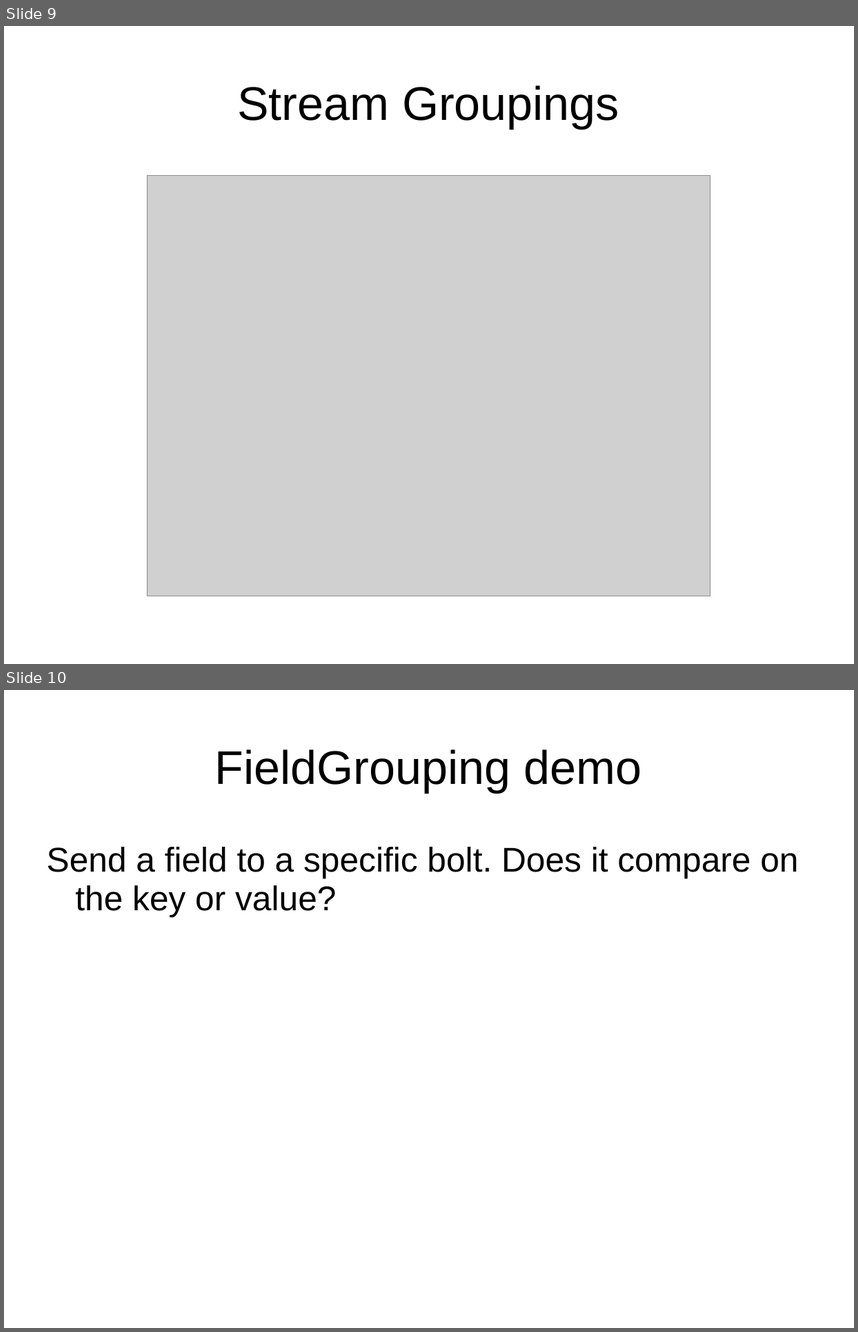
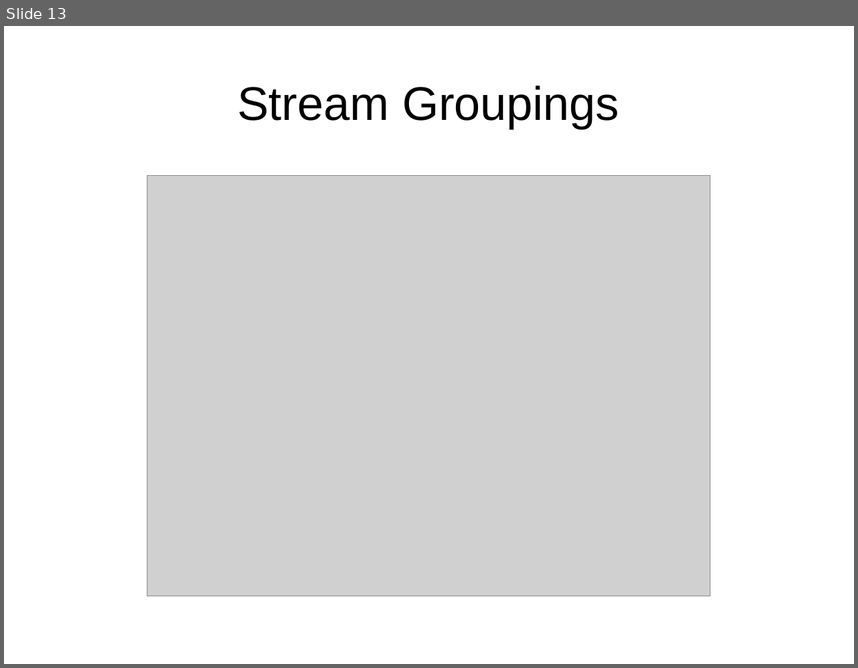
Before and after one commit to dougc333/storm, a slide deck: Storm.ppt. Shown one above the other, each under a label of ours: slides 9 and 10 before the commit, slide 13 after it. The pictures are 858x1332 and 858x668 pixels, drawn with LibreOffice and Linux fonts; fonts in the diff are those of the drawing; grey boxes stand for pictures. Boxes give left, top, right and bottom in pixels: in the first picture for what was removed or moved away, otherwise in the second. Text is boxed around its words. In the diff, an @@ line names an element or a change of style, - is before the commit and + after.

```diff
--- a/Storm.ppt
+++ b/Storm.ppt
@@ slide 10 removed at (4,690,854,1328), background #FFFFFF @@
@@ title removed at (215,749,642,793) @@
-FieldGrouping demo
@@ text removed at (47,847,798,916) @@
-Send a field to a specific bolt. Does it compare on the key or value?
@@ what was slide 9 is now slide 13 @@
```
Also in this commit, not shown: 7 slides changed, 8 slides added, 10 other files.
